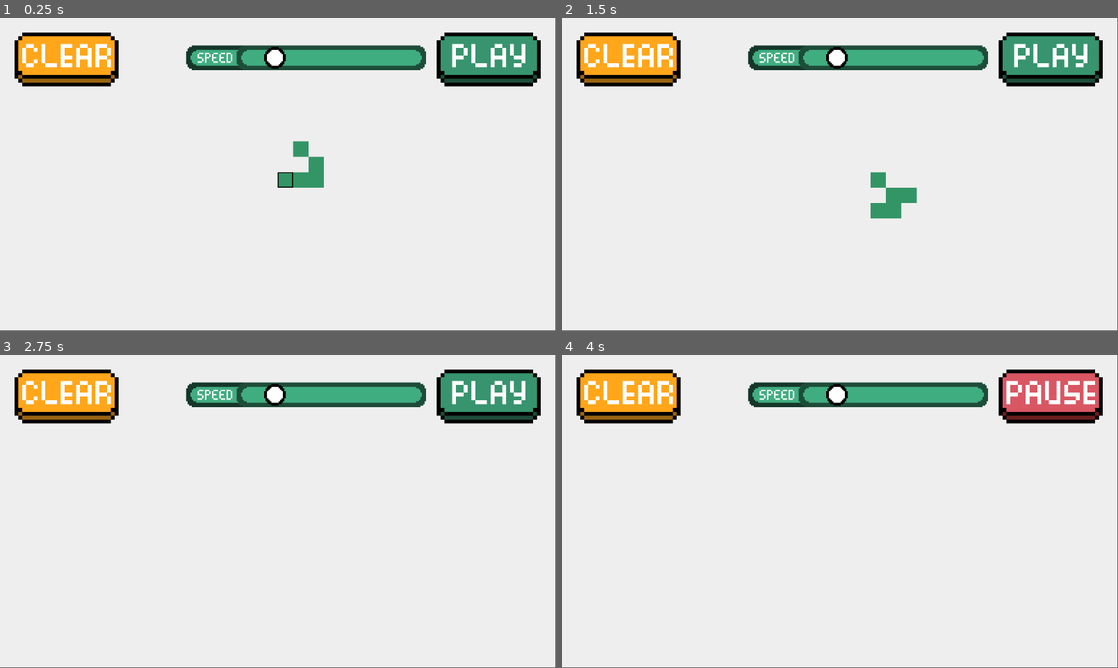
Above: before the commit, frames 1-4 (two rows, left to right).
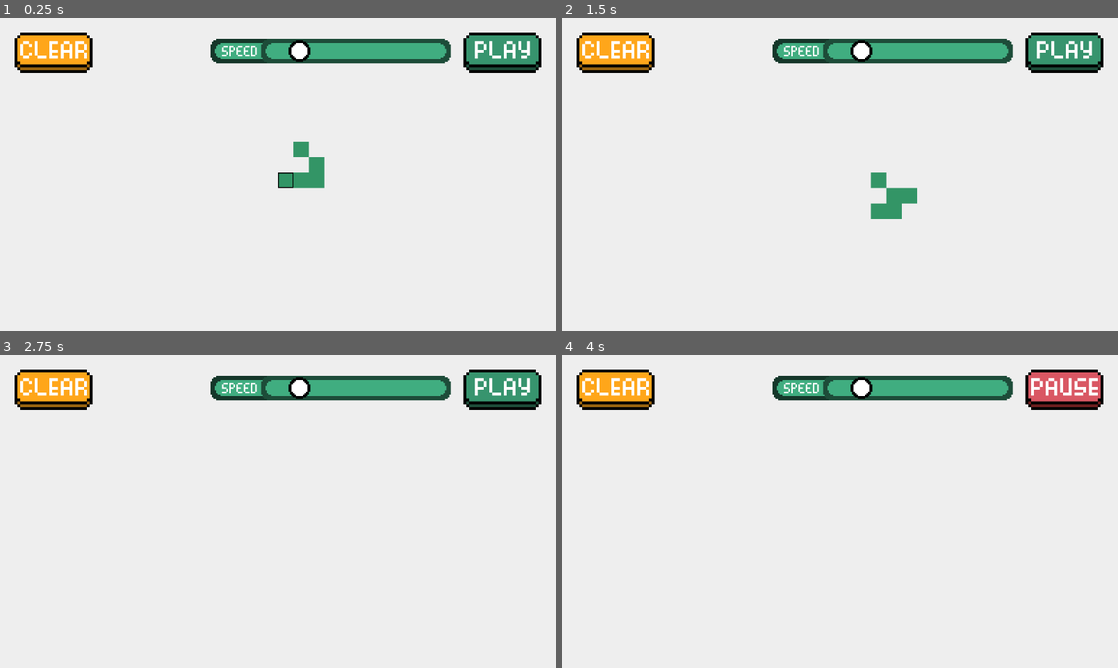
Above: after the commit, the same moments.

Repository: amaark/conways-game-of-life
Game: Godot game, scene res://scenes/main.tscn
The game is run twice, just before and just after one commit, with the same random seed, the same clock (stepped at 60 frames per second) and the same inputs.
Inputs (mouse positions are in pixels of both pictures, inside the frame that each line leads up to; where the layout moved, square brackets give the same spot in the first picture):
- Up to frame 1 (0.25 s): no input
- Up to frame 2 (1.5 s): click (1062, 52) [1051, 58] at 0.5 s; click (1062, 52) [1051, 58] at 1.25 s
- Up to frame 3 (2.75 s): click (55, 389) [66, 395] at 2 s
- Up to frame 4 (4 s): click (617, 389) [628, 395] at 2.75 s; click (1062, 389) [1051, 395] at 3.5 s
In our replay, the window is 799x449 before the commit and 800x450 after it. These sizes can differ from the game's own. Grey fills any space a smaller window leaves; there, only what the larger window draws over its background counts as a difference.

The runs differ from the first frame. In frame 1, 8.2% of the frame differs, in the area x 2-98%, y 4-55%; in frame 2, 8.1%; in frame 3, 8.0%; in frame 4, 8.2%, in the area x 2-98%, y 4-22%.

Commit message:
Scale UI with viewport

Diff:
--- a/project.godot
+++ b/project.godot
@@ -14,6 +14,11 @@
 run/main_scene="uid://d1jhctwpsoujk"
 config/features=PackedStringArray("4.5", "GL Compatibility")
 config/icon="res://icon.svg"
+
+[display]
+
+window/stretch/mode="viewport"
+window/stretch/aspect="expand"
 
 [input]
 
--- a/scenes/hud.tscn
+++ b/scenes/hud.tscn
@@ -27,10 +27,10 @@
 anchors_preset = 1
 anchor_left = 1.0
 anchor_right = 1.0
-offset_left = -246.0
+offset_left = -192.0
 offset_top = 30.0
 offset_right = -30.0
-offset_bottom = 142.0
+offset_bottom = 114.0
 grow_horizontal = 0
 texture_normal = ExtResource("2_5ysmq")
 texture_pressed = ExtResource("3_6fi6k")
@@ -39,8 +39,8 @@
 [node name="ClearButton" type="TextureButton" parent="."]
 offset_left = 30.0
 offset_top = 30.0
-offset_right = 246.0
-offset_bottom = 142.0
+offset_right = 192.0
+offset_bottom = 114.0
 texture_normal = ExtResource("4_5pdws")
 texture_pressed = ExtResource("5_hd3ao")
 stretch_mode = 0
@@ -49,10 +49,10 @@
 anchors_preset = 1
 anchor_left = 1.0
 anchor_right = 1.0
-offset_left = -661.0
-offset_top = 57.0
-offset_right = -530.0
-offset_bottom = 74.0
+offset_left = -611.0
+offset_top = 43.0
+offset_right = -480.0
+offset_bottom = 60.0
 grow_horizontal = 0
 scale = Vector2(3, 3)
 theme_override_icons/grabber = ExtResource("4_uo2fv")
